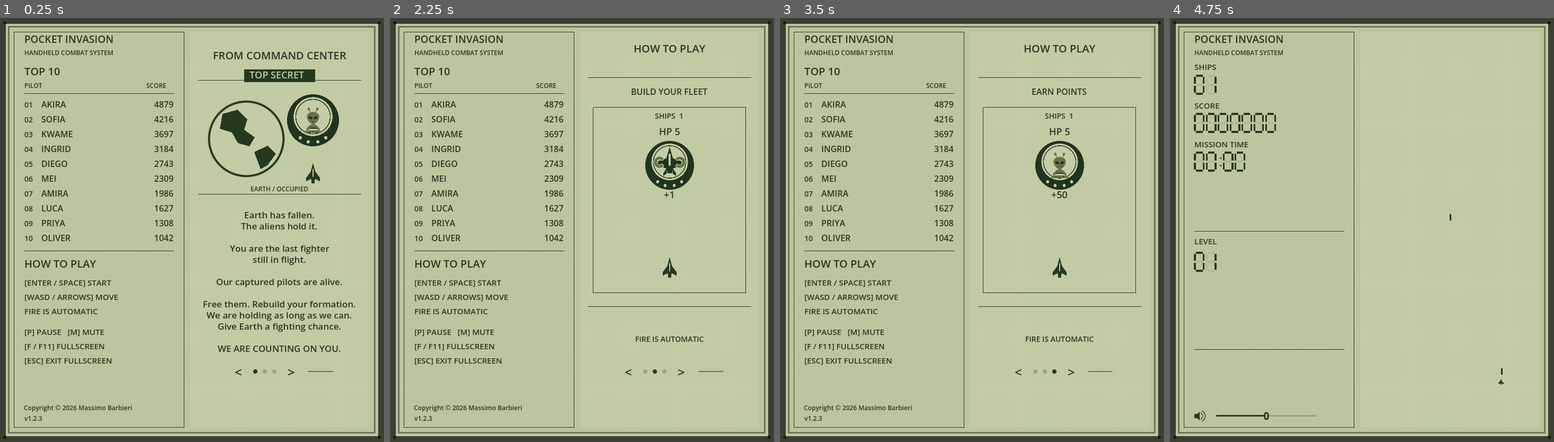
Above: before the commit, frames 1-4 (left to right).
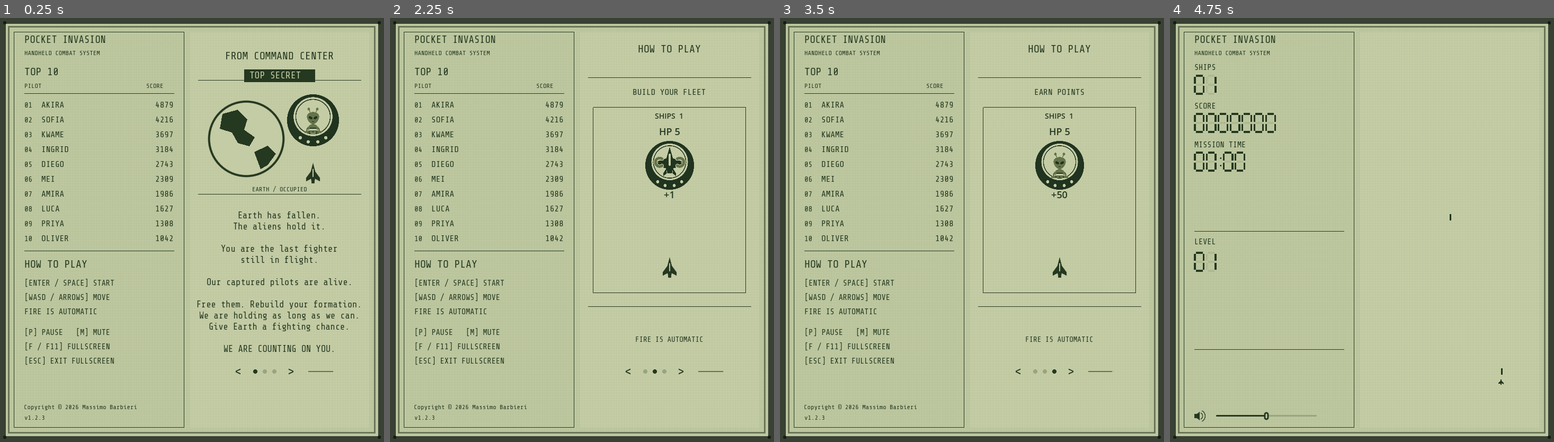
Above: after the commit, the same moments.

Repository: barmassimo/pocket-invasion
Game: Godot game, scene res://scenes/main.tscn
Two runs of this game, one before a commit and one after it. Both use one fixed random seed, a clock stepped at 60 frames per second and the inputs below.
Inputs (mouse positions are in pixels of both pictures, inside the frame that each line leads up to):
- Up to frame 1 (0.25 s): no input
- Up to frame 2 (2.25 s): click "<" at 0.5 s; click (643, 369) at 1.27 s; click (654, 369) at 2.02 s
- Up to frame 3 (3.5 s): click (1052, 369) at 2.77 s
- Up to frame 4 (4.75 s): click ">" at 3.5 s; tap Enter at 4.25 s; move the mouse to (1446, 208) at 4.27 s; hold Right from 4.28 s (still down); tap Ctrl at 4.35 s; click (1446, 208) at 4.42 s; tap Space at 4.52 s

The runs differ from the first frame. In frame 1, 6.0% of the frame differs, in the area x 6-94%, y 4-95%; in frame 2, 3.6%; in frame 3, 3.6%; in frame 4, 0.7%.

Commit message:
Use bundled Share Tech Mono for interface and leaderboard

Diff:
--- a/game/scripts/attract_demo.gd
+++ b/game/scripts/attract_demo.gd
@@ -10,7 +10,7 @@
 const CONTENT_WIDTH: float = 308.0
 const ACTION_OFFSET := Vector2(14, 0)
 var clock: float = 0.0
-var font: Font = ThemeDB.fallback_font
+var font: Font = preload("res://assets/fonts/share-tech-mono/ShareTechMono-Regular.ttf")
 
 
 func _ready() -> void:
@@ -40,8 +40,8 @@
 		draw_texture_rect(Art.FLEET, rect, false)
 	else:
 		draw_texture_rect(Art.PILOT, Rect2(at - Vector2(19, 24), Vector2(38, 48)), false)
-	draw_string(font, at + Vector2(-30, 62), "+1" if kind == 0 else "+50", HORIZONTAL_ALIGNMENT_CENTER, 60, 18, INK)
-	draw_string(font, at + Vector2(-50, -57), "HP %d" % hp, HORIZONTAL_ALIGNMENT_CENTER, 100, 18, INK)
+	draw_string(ThemeDB.fallback_font, at + Vector2(-30, 62), "+1" if kind == 0 else "+50", HORIZONTAL_ALIGNMENT_CENTER, 60, 18, INK)
+	draw_string(ThemeDB.fallback_font, at + Vector2(-50, -57), "HP %d" % hp, HORIZONTAL_ALIGNMENT_CENTER, 100, 18, INK)
 
 func explosion(at: Vector2, progress: float) -> void:
 	for i: int in range(8):
@@ -71,7 +71,8 @@
 		text_at(546, "FIRE IS AUTOMATIC", 14)
 
 func action_text(y: float, text: String, size: int = 16) -> void:
-	draw_string(font, Vector2(0, y), text, HORIZONTAL_ALIGNMENT_CENTER, 280, size, INK)
+	var readout: bool = text.begins_with("+") or text.begins_with("SHIPS ")
+	draw_string(ThemeDB.fallback_font if readout else font, Vector2(0, y), text, HORIZONTAL_ALIGNMENT_CENTER, 280, size, INK)
 
 func draw_shooting(time: float, kind: int) -> void:
 	var impact: Vector2 = Vector2(140, 213)
--- a/game/scripts/lcd_display.gd
+++ b/game/scripts/lcd_display.gd
@@ -30,7 +30,7 @@
 var page_navigation: Control
 var version_label: LinkButton
 var copyright_label: LinkButton
-var lcd_font: Font = ThemeDB.fallback_font
+var lcd_font: Font = preload("res://assets/fonts/share-tech-mono/ShareTechMono-Regular.ttf")
 var high_scores: LocalHighScores
 var entering_name: bool = false
 var name_buffer: String = ""
--- a/game/scripts/main.gd
+++ b/game/scripts/main.gd
@@ -145,7 +145,7 @@
 	l.position = at
 	l.add_theme_font_size_override("font_size", size)
 	l.add_theme_color_override("font_color", Color("253820"))
-	var lcd_font: Font = ThemeDB.fallback_font
+	var lcd_font: Font = preload("res://assets/fonts/share-tech-mono/ShareTechMono-Regular.ttf")
 	l.add_theme_font_override("font", lcd_font)
 	return l
 
@@ -180,6 +180,8 @@
 	layer.add_child(toast_icon)
 
 func notice(text: String, duration: float, kind: int = -1) -> void:
+	# Preserve the existing numeric reward/loss readouts.
+	toast.add_theme_font_override("font", ThemeDB.fallback_font if text.begins_with("+") or text.begins_with("-") else preload("res://assets/fonts/share-tech-mono/ShareTechMono-Regular.ttf"))
 	toast.text = text
 	toast_clock = duration
 	toast_icon.visible = kind >= 0
--- a/game/scripts/story_intro.gd
+++ b/game/scripts/story_intro.gd
@@ -7,7 +7,7 @@
 const LOOP_SECONDS: float = 13.0
 const START_DELAY: float = 1.6
 const MID := Color("65734a")
-var font: Font = ThemeDB.fallback_font
+var font: Font = preload("res://assets/fonts/share-tech-mono/ShareTechMono-Regular.ttf")
 var animation_time: float = 0.0
 
 func _ready() -> void:
@@ -21,7 +21,7 @@
 	queue_redraw()
 
 func paragraph(y: float, text: String, size: int) -> void:
-	# Fixed baselines keep fallback font metrics from moving text into navigation.
+	# Fixed baselines keep the paragraph clear of page navigation.
 	var lines: PackedStringArray = text.split("\n")
 	for i: int in range(lines.size()):
 		draw_string(font, Vector2(16, y + i * 21), lines[i], HORIZONTAL_ALIGNMENT_CENTER, 326, size, INK)
Not shown, added: game/assets/fonts/share-tech-mono/OFL.txt
Binary file added: game/assets/fonts/share-tech-mono/ShareTechMono-Regular.ttf
Not shown, added: game/assets/fonts/share-tech-mono/ShareTechMono-Regular.ttf.import
Not shown, changed: docs/ARCHITECTURE.md
Not shown, changed: docs/CHANGELOG.md
Not shown, changed: docs/DEVELOPMENT.md
Not shown, added: game/assets/fonts/share-tech-mono/SOURCE.md
Not shown, changed: scripts/Write-DistributionNotices.ps1
